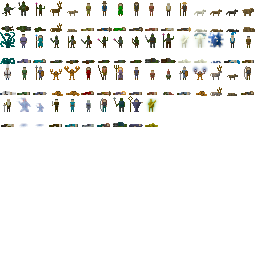
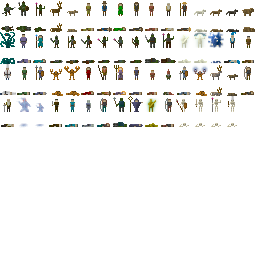
Layer changes from the first 256 x 256 image to the second:
painted on "Background" over (102, 96, 237, 127)
